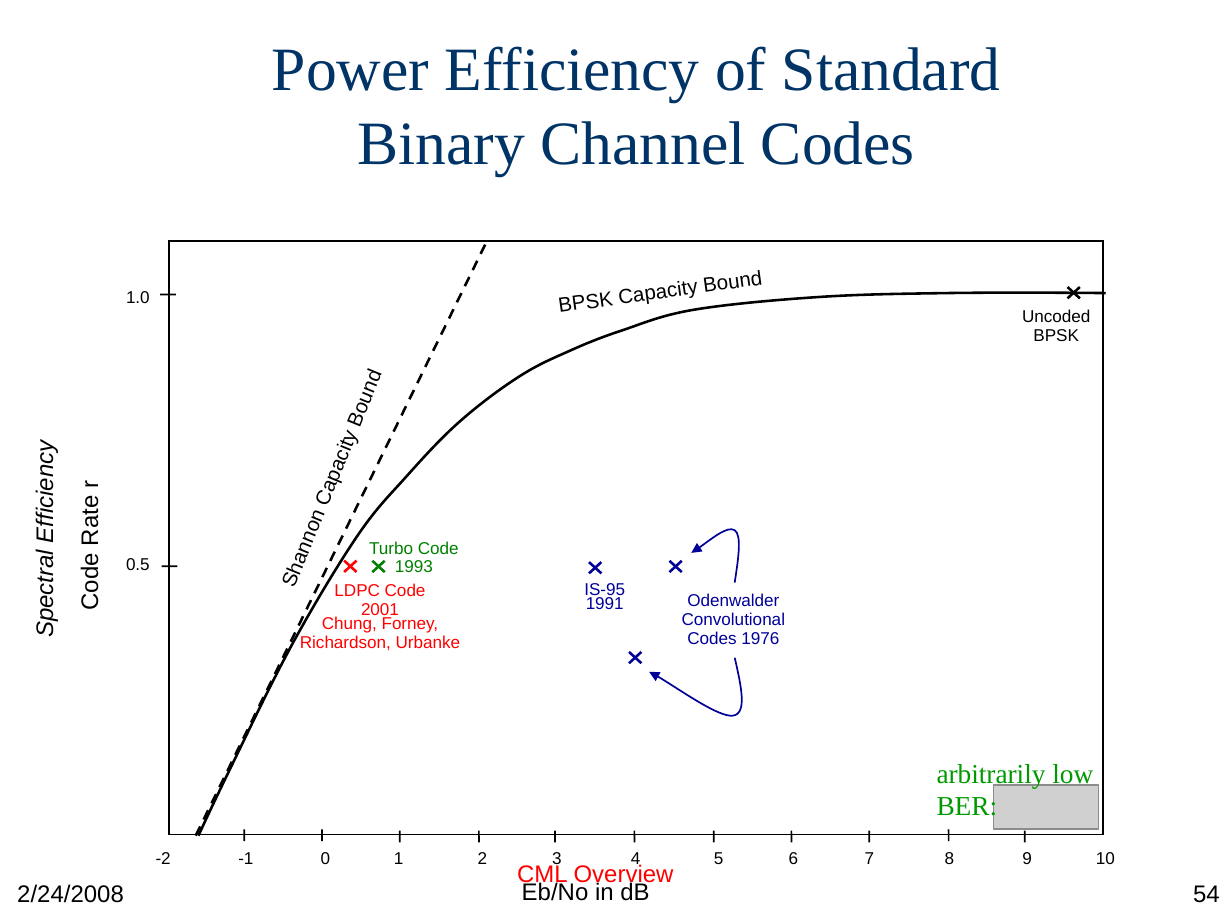
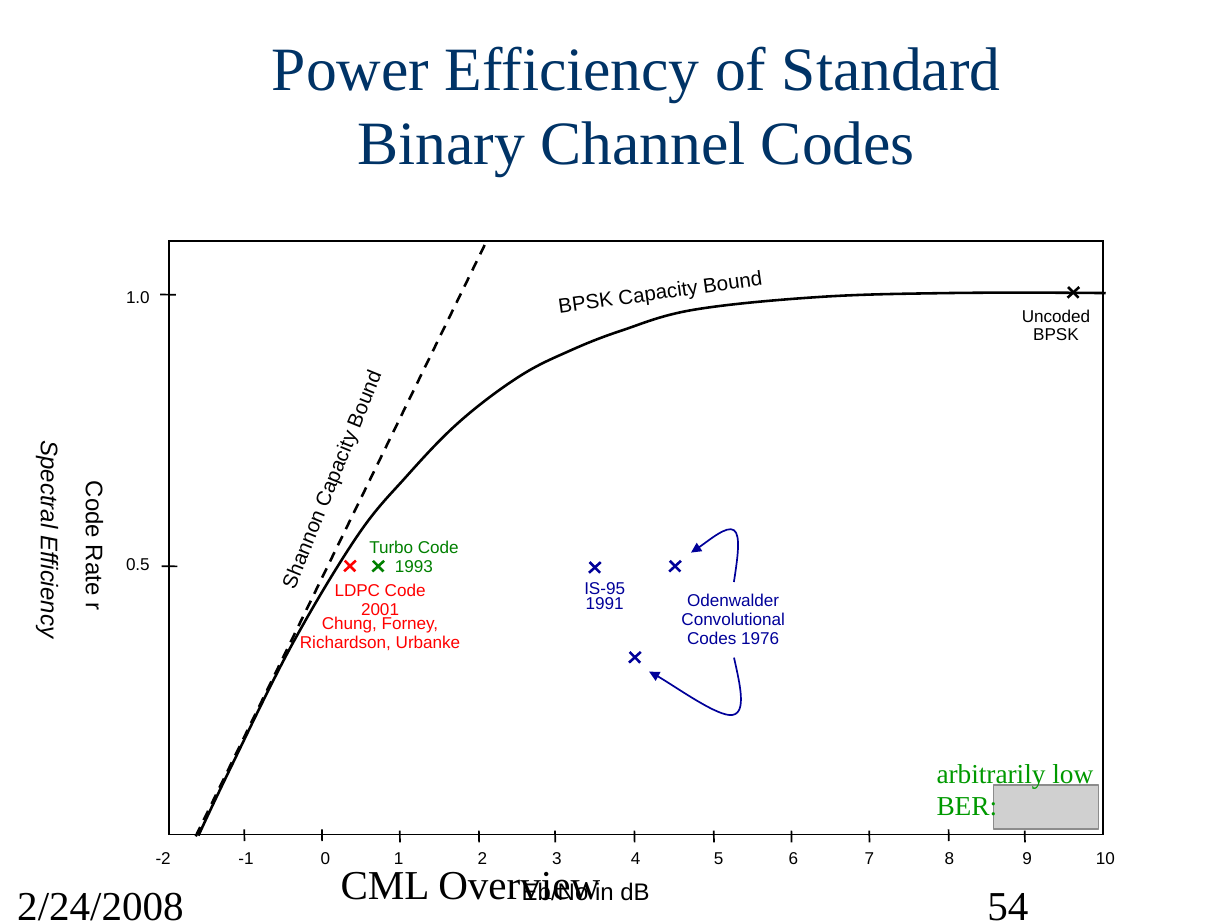
Before and after one commit to wvu-wcrl/CML, a slide deck: slide 54 of doc/src/CMLoverview.ppt. Drawn at 1232x924 pixels with LibreOffice and Linux fonts; fonts in the diff are those of the drawing; grey boxes stand for pictures. Boxes give left, top, right and bottom in pixels: in the first picture for what was removed or moved away, otherwise in the second. Text is boxed around its words. In the diff, an @@ line names an element or a change of style, - is before the commit and + after.

Commit message:
fixed formatting in cml/doc/readme.pdf.  First draft of EXIT documentation in CMLoverview.ppt

```diff
--- a/doc/src/CMLoverview.ppt
+++ b/doc/src/CMLoverview.ppt
@@ text "Spectral Efficiency" at (36, 449, 63, 635): rotation 270 to 0 degrees @@
@@ text "Code Rate r" at (81, 486, 108, 610): rotation 270 to 0 degrees @@
@@ text "CML Overview" at (341, 871, 600, 901): size 14 to 24 pt, font Arial to Times New Roman, text colour #FF0000 to #000000; alignment centre to left; less space between paragraphs @@
@@ text "3" rewrapped from (552, 852, 562, 868) to (552, 852, 562, 864) @@
@@ text "2/24/2008" at (17, 892, 184, 921): size 14 to 24 pt, font Arial to Times New Roman; less space between paragraphs @@
@@ text "Eb/No in dB" rewrapped from (522, 881, 649, 901) to (522, 881, 649, 906) @@
@@ page number at (987, 893, 1028, 921): size 14 to 24 pt, font Arial to Times New Roman; alignment right to left; less space between paragraphs @@
```
Also in this commit, not shown: 83 other slides changed, 8 slides added, 2 other files.
